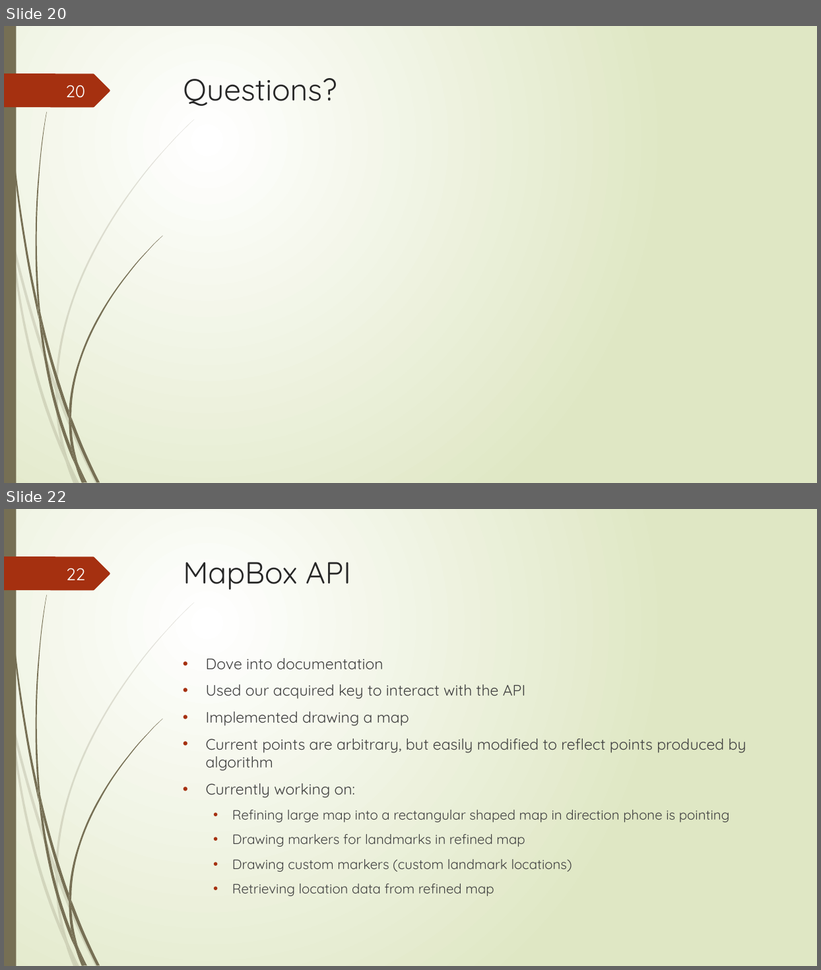
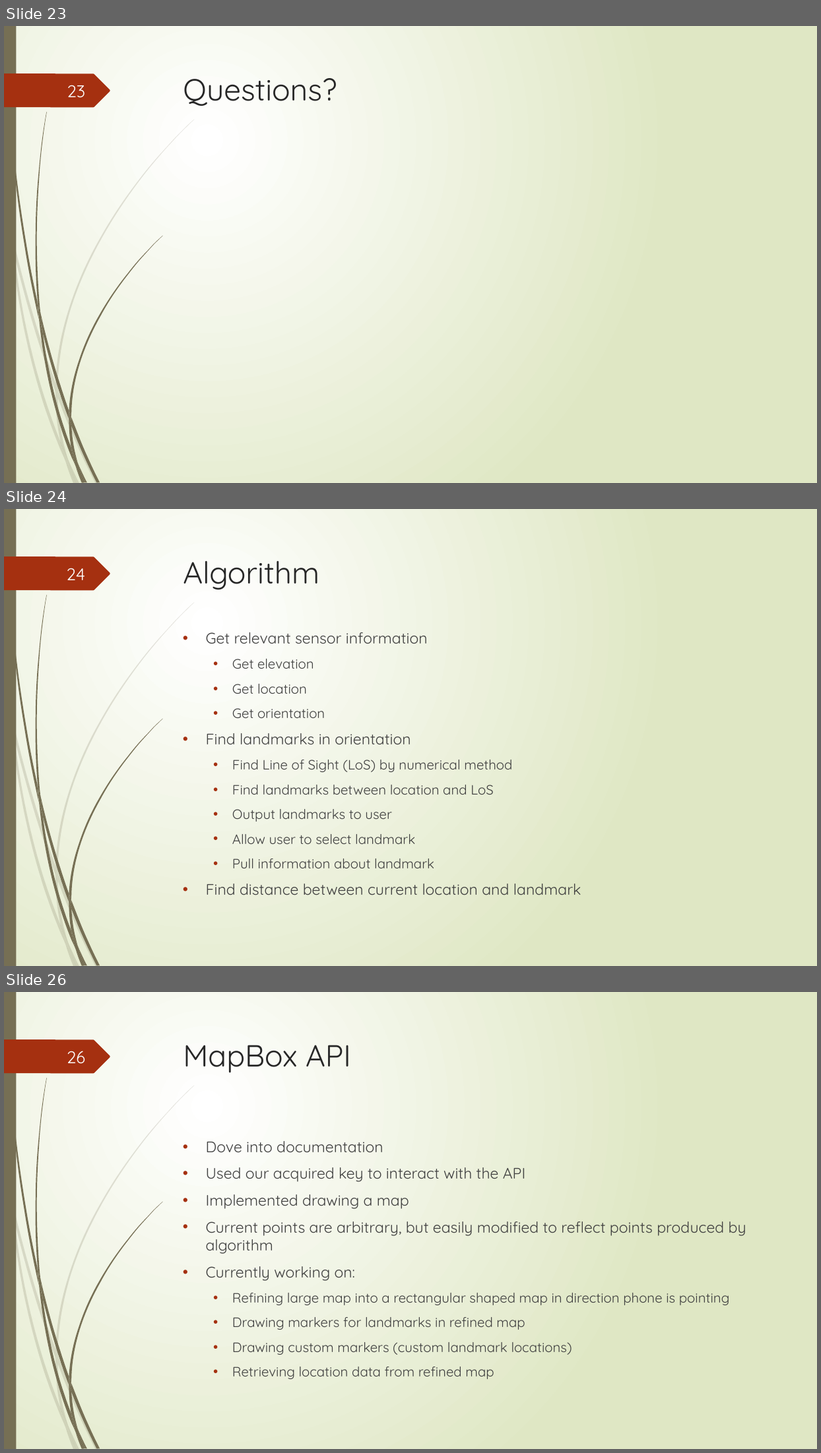
Before and after one commit to junmin-yee/Landmarked, a slide deck: Presentations/Sprint01 ReviewMeeting.pptx. Shown one above the other, each under a label of ours: slides 20 and 22 before the commit, slides 23, 24 and 26 after it; the slides between them are not shown. The pictures are 821x970 and 821x1453 pixels, drawn with LibreOffice and Linux fonts; fonts in the diff are those of the drawing. Boxes give left, top, right and bottom in pixels: in the first picture for what was removed or moved away, otherwise in the second. Text is boxed around its words. In the diff, an @@ line names an element or a change of style, - is before the commit and + after.

```diff
--- a/Presentations/Sprint01 ReviewMeeting.pptx
+++ b/Presentations/Sprint01 ReviewMeeting.pptx
@@ slide 24 added at [4,509,817,966], background gradient #FFFFFF to #DFE8C4; not listed: 24 template elements that a slide beside it also shows @@
@@ page number added at [66,568,85,580], 20 pt, text #FEFFFF @@
+24
@@ title added at [183,561,319,590], 36 pt, text #262626 @@
+Algorithm
@@ text added at [206,632,582,895], 16 pt, text #404040 @@
+• Get relevant sensor information
+  • Get elevation
+  • Get location
+  • Get orientation
+• Find landmarks in orientation
+  • Find Line of Sight (LoS) by numerical method
+  • Find landmarks between location and LoS
+  • Output landmarks to user
+  • Allow user to select landmark
+  • Pull information about landmark
+• Find distance between current location and landmark
@@ what was slide 20 is now slide 23 @@
@@ page number at [67,85,85,98]: text changed @@
-20
+23
@@ what was slide 22 is now slide 26 @@
@@ page number at [67,1051,85,1064]: text changed @@
-22
+26
```
Also in this commit, not shown: 6 other slides added, 3 slides removed.
